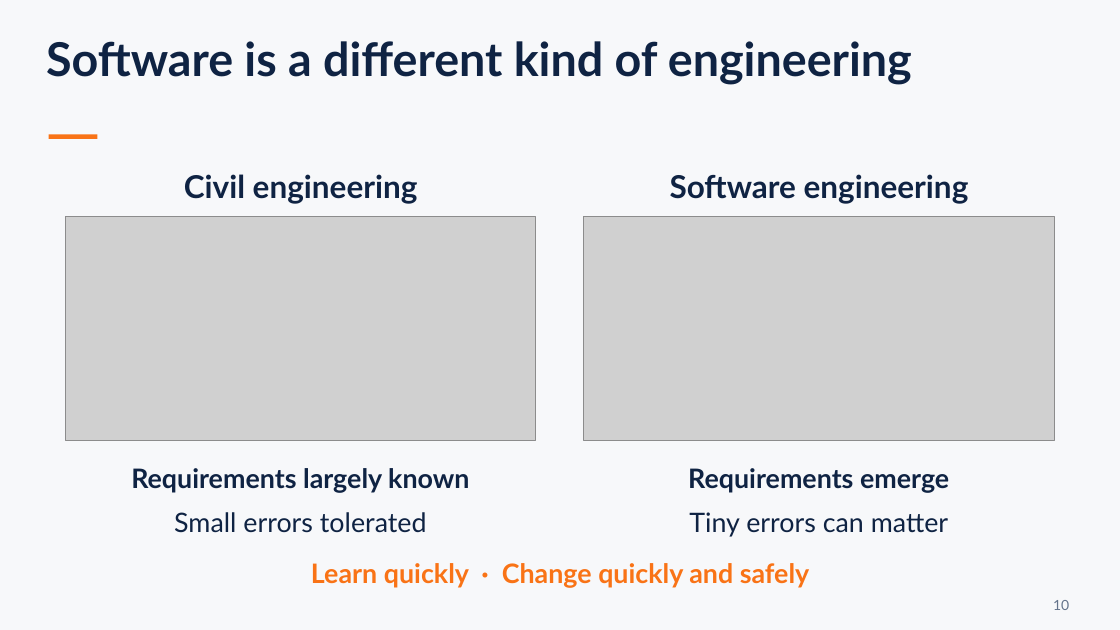
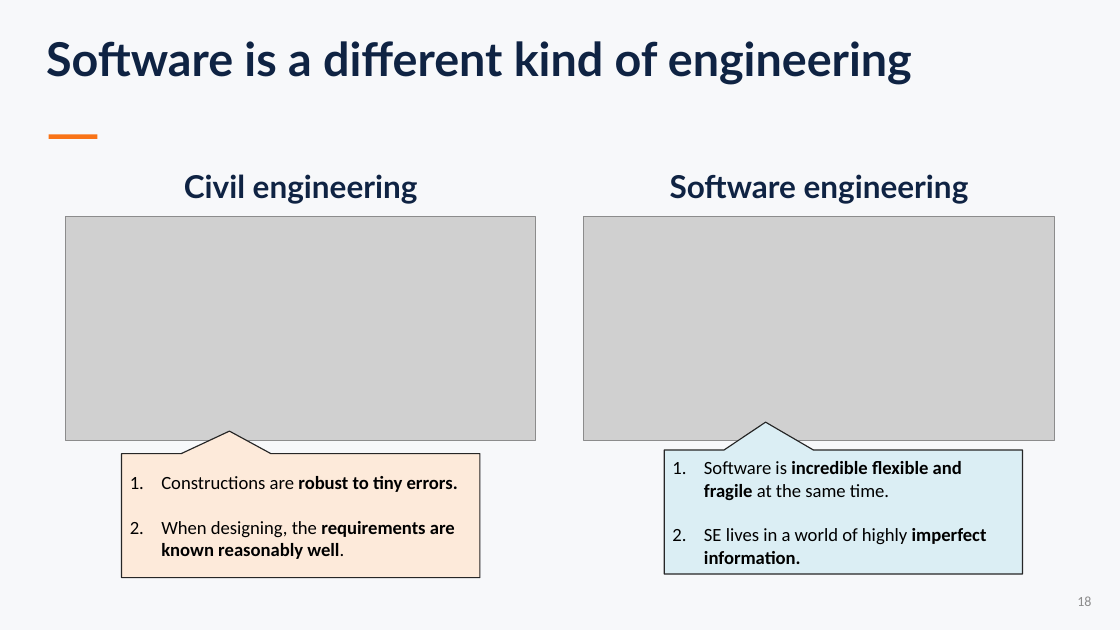
Before and after one commit to sefop/sefop-sctc-2026, a slide deck: slide 18 of SCTC-2026-Airlines-Optimization-Workshop.pptx (slide 17 before the commit). Drawn at 1120x630 pixels with LibreOffice and Linux fonts; fonts in the diff are those of the drawing; grey boxes stand for pictures. Boxes give left, top, right and bottom in pixels: in the first picture for what was removed or moved away, otherwise in the second. Text is boxed around its words. In the diff, an @@ line names an element or a change of style, - is before the commit and + after.

```diff
--- a/SCTC-2026-Airlines-Optimization-Workshop.pptx
+++ b/SCTC-2026-Airlines-Optimization-Workshop.pptx
@@ speech box added at (122,454,481,578), fill #FDEADA, outline #262626 1 pt, 16 pt, text #000000, bold @@
+1. Constructions are robust to tiny errors.
+2. When designing, the requirements are known reasonably well.
@@ text removed at (131,468,469,493) @@
-Requirements largely known
@@ speech box added at (665,450,1023,575), fill #DBEEF4, outline #262626 1 pt, 16 pt, text #000000, bold @@
+1. Software is incredible flexible and fragile at the same time.
+2. SE lives in a world of highly imperfect information.
@@ text removed at (688,468,949,493) @@
-Requirements emerge
@@ text removed at (174,512,427,533) @@
-Small errors tolerated
@@ text removed at (689,512,948,537) @@
-Tiny errors can matter
@@ text removed at (311,563,810,588) @@
-Learn quickly · Change quickly and safely
@@ page number added at (1077,596,1091,606), 12 pt, text #8C8C8C @@
+18
@@ text removed at (1053,600,1069,610) @@
-10
```
Also in this commit, not shown: 22 other slides changed, 7 slides added, 2 slides removed, 7 other files.
